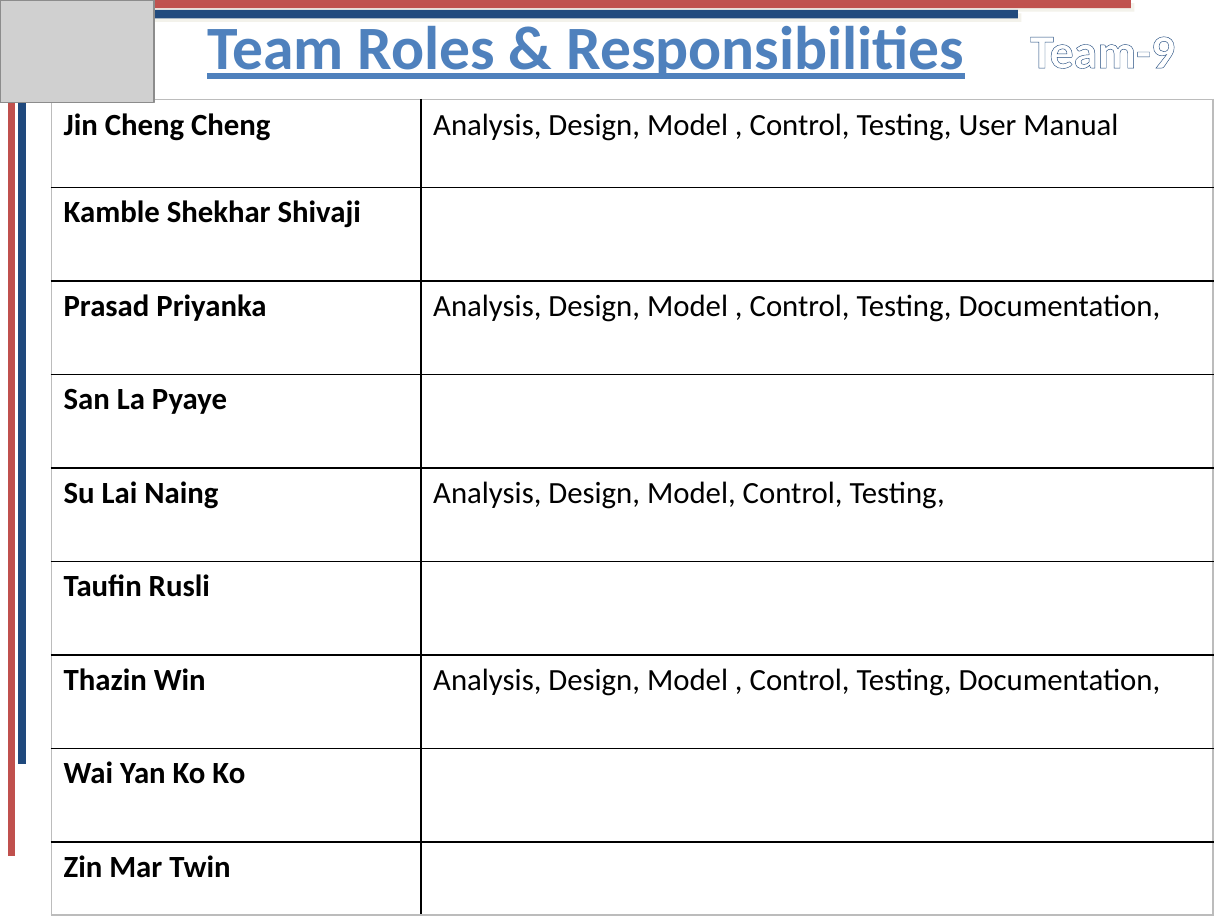
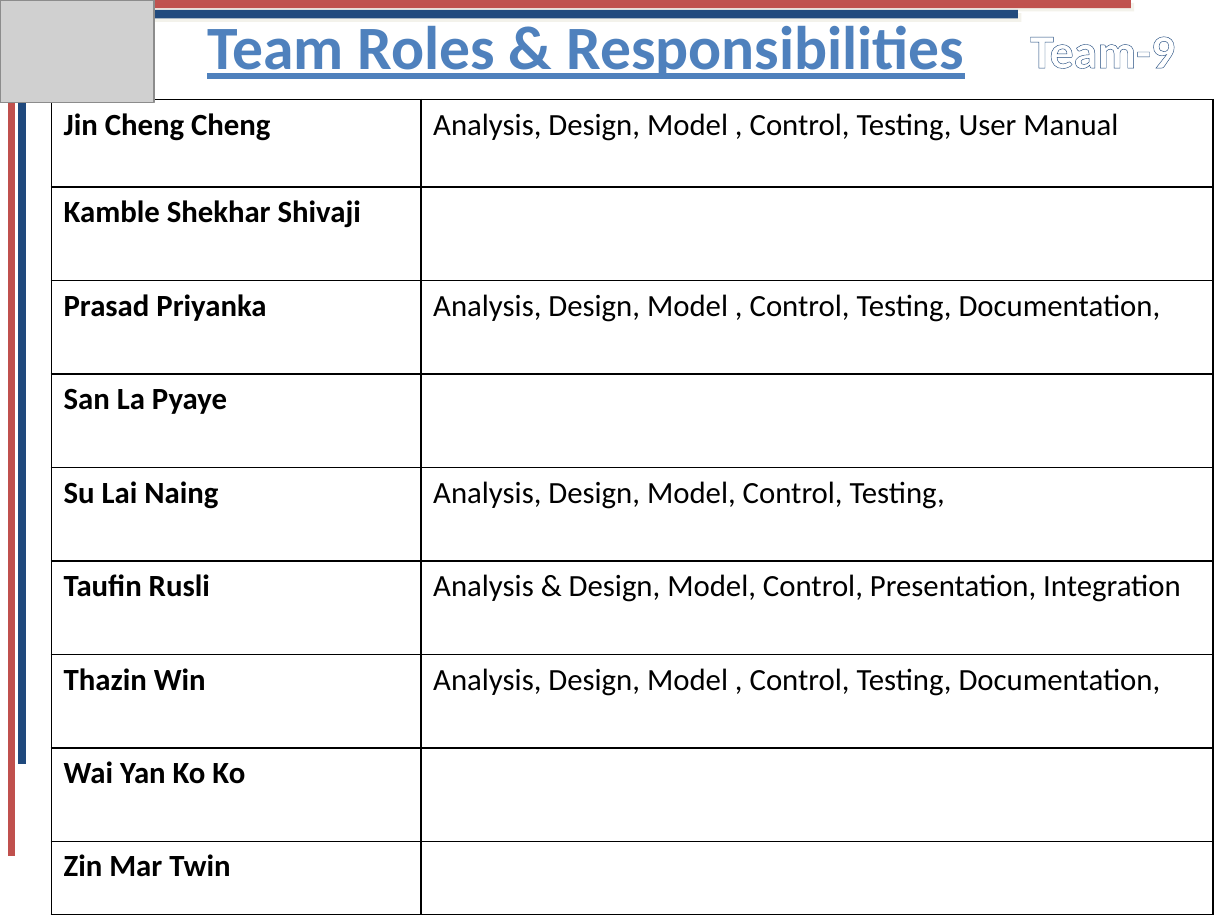
Before and after one commit to Soulrequiem/final-project-whereever-whatever, a slide deck: slide 2 of others/Files/presentation/PresentationSlideADproject.pptx. Drawn at 1232x924 pixels with LibreOffice and Linux fonts; fonts in the diff are those of the drawing; grey boxes stand for pictures. Boxes give left, top, right and bottom in pixels: in the first picture for what was removed or moved away, otherwise in the second. Text is boxed around its words. In the diff, an @@ line names an element or a change of style, - is before the commit and + after.

```diff
--- a/others/Files/presentation/PresentationSlideADproject.pptx
+++ b/others/Files/presentation/PresentationSlideADproject.pptx
@@ table at (x1=52, y1=100, x2=1214, y2=913) @@
-row 6, column 2: 
+row 6, column 2: Analysis & Design, Model, Control, Presentation, Integration
```
Also in this commit, not shown: 2 other slides changed.
